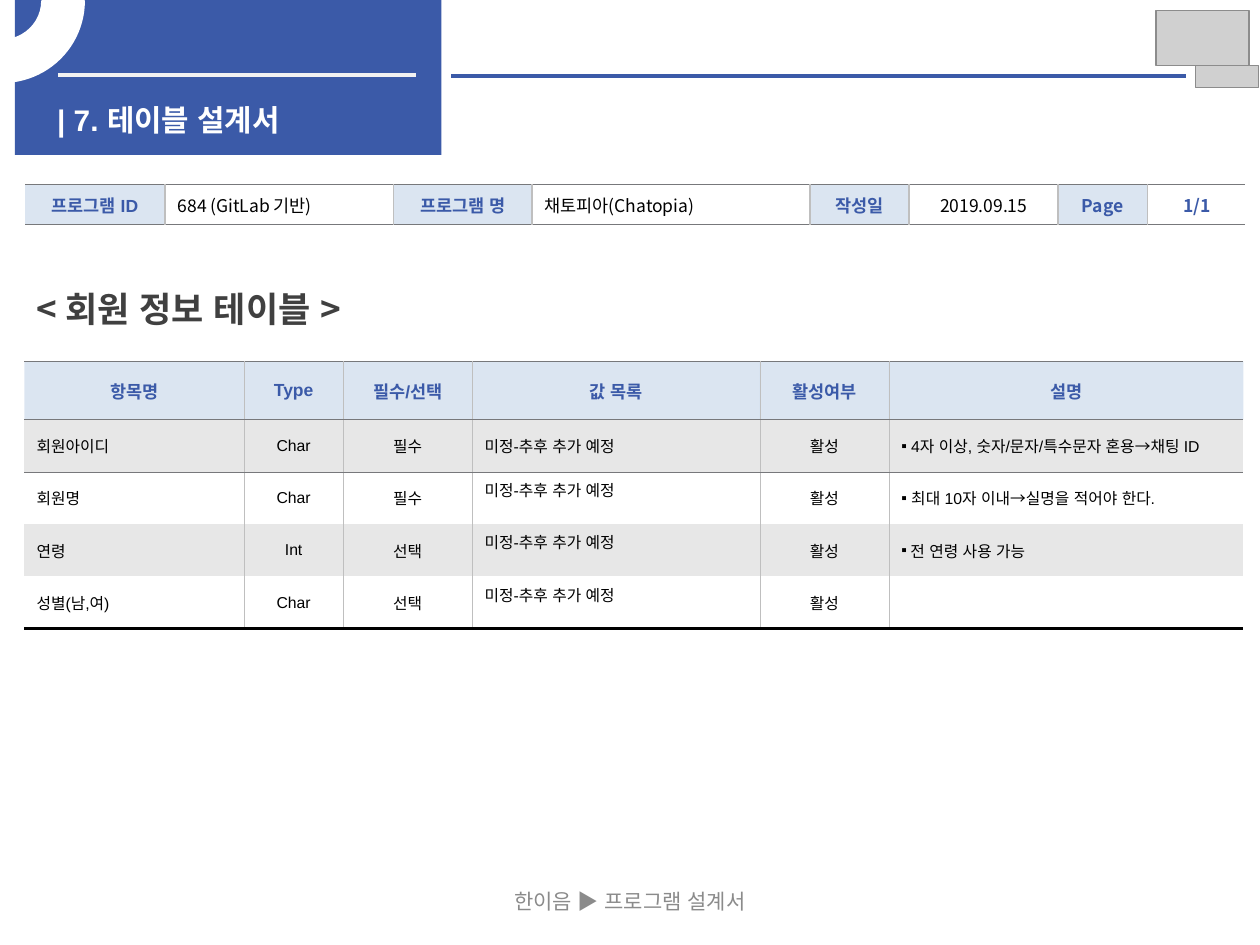
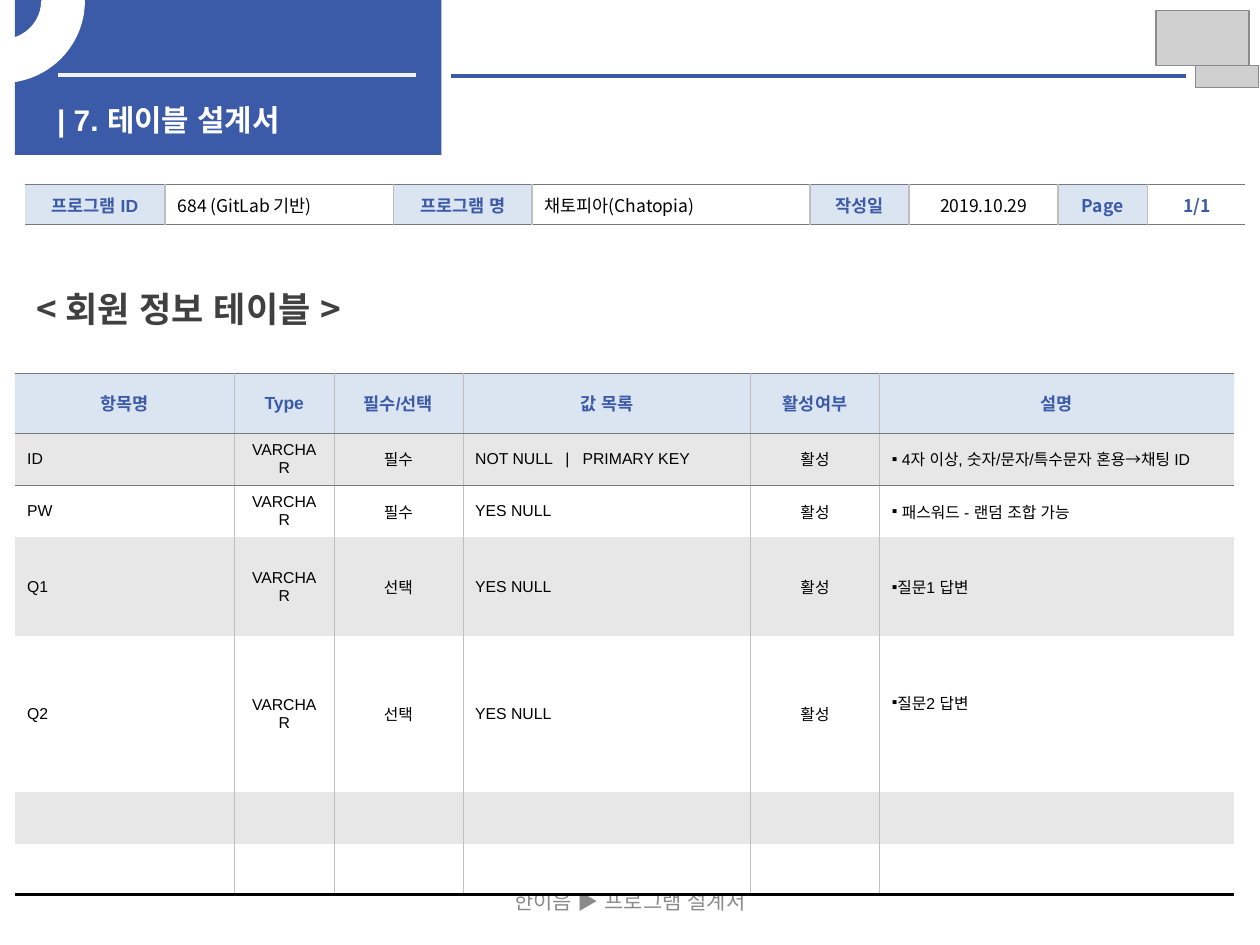
Before and after one commit to jee00609/Chatting, a slide deck: slide 11 of SW개발_HW 제작 설계서.pptx (slide 10 before the commit). Drawn at 1260x945 pixels with LibreOffice and Linux fonts; fonts in the diff are those of the drawing; grey boxes stand for pictures. Boxes give left, top, right and bottom in pixels: in the first picture for what was removed or moved away, otherwise in the second. Text is boxed around its words. In the diff, an @@ line names an element or a change of style, - is before the commit and + after.

```diff
--- a/SW개발_HW 제작 설계서.pptx
+++ b/SW개발_HW 제작 설계서.pptx
@@ table at [25,185,1246,224] @@
-row 1, column 6: 2019.09.15
+row 1, column 6: 2019.10.29
@@ table at [15,373,1232,895] @@
-row 2: 회원아이디 | Char | 필수 | 미정-추후 추가 예정 | 활성 | 4자 이상, 숫자/문자/특수문자 혼용→채팅 ID
-row 3: 회원명 | Char | 필수 | 미정-추후 추가 예정 | 활성 | 최대 10자 이내→실명을 적어야 한다.
-row 4: 연령 | Int | 선택 | 미정-추후 추가 예정 | 활성 | 전 연령 사용 가능
-row 5: 성별(남,여) | Char | 선택 | 미정-추후 추가 예정 | 활성 | 
+row 2: ID | VARCHAR | 필수 | NOT NULL | PRIMARY KEY | 활성 | 4자 이상, 숫자/문자/특수문자 혼용→채팅 ID
+row 3: PW | VARCHAR | 필수 | YES NULL | 활성 | 패스워드 - 랜덤 조합 가능
+row 4: Q1 | VARCHAR | 선택 | YES NULL | 활성 | 질문1 답변
+row 5: Q2 | VARCHAR | 선택 | YES NULL | 활성 | 질문2 답변
+row 6:  |  |  |  |  | 
+row 7:  |  |  |  |  | 
@@ table: place and size @@
-table at [24,362,1241,629]
+table at [15,373,1232,895]
```
Also in this commit, not shown: 16 other slides changed, 11 slides added.
